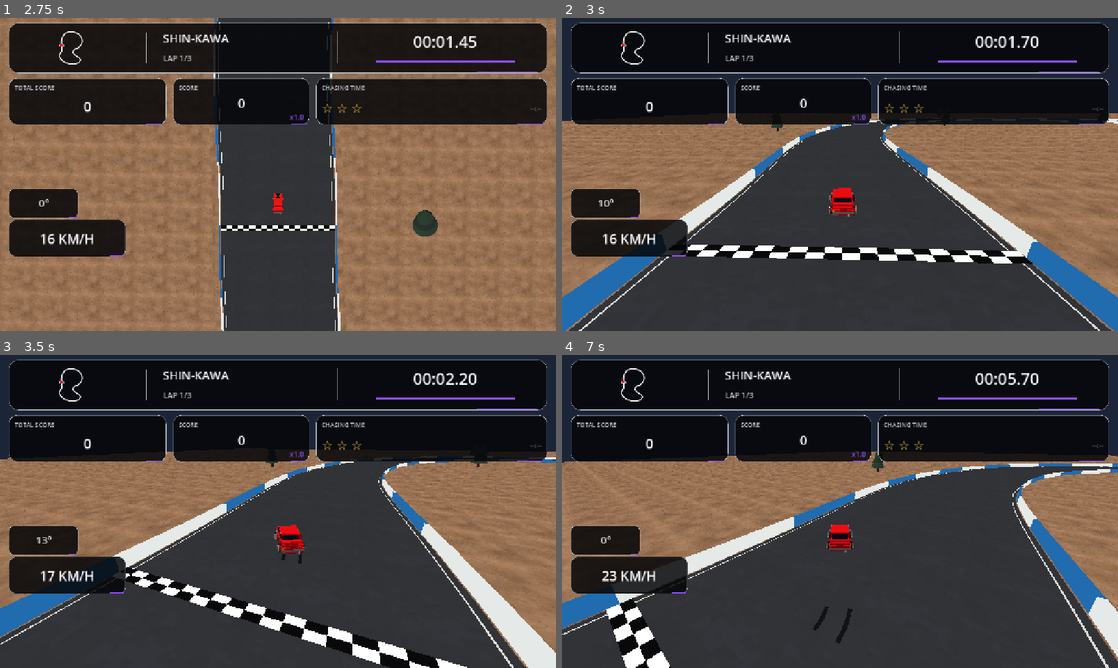
Above: before the commit, frames 1-4 (two rows, left to right).
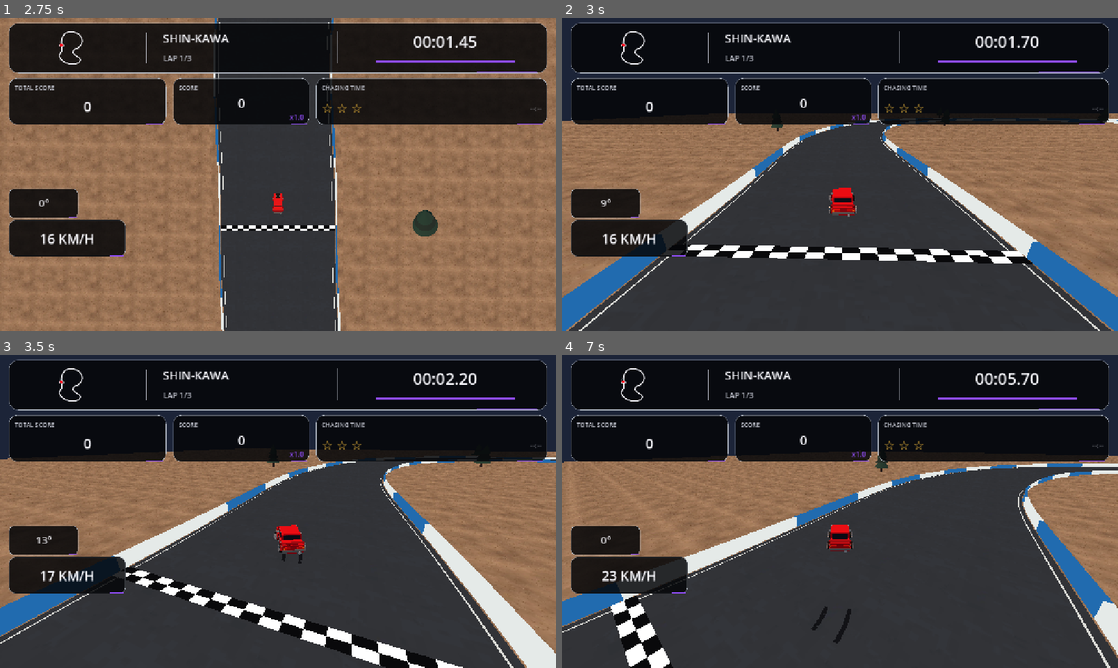
Above: after the commit, the same moments.

Repository: karllondor/Nitro-Wheelz-
Game: Godot game, scene res://scenes/boot.tscn
Two runs of this game, one before a commit and one after it. Both use one fixed random seed, a clock stepped at 60 frames per second and the inputs below.
Inputs (mouse positions are in pixels of both pictures, inside the frame that each line leads up to):
- Up to frame 1 (2.75 s): click "SHIN-KAWA • ORIGINAL" at 0.5 s; tap Enter at 1.25 s; move the mouse to (250, 237) at 1.27 s; hold W (move_up) 1.28-2 s; hold Space (action_primary) 1.28-2 s; click (250, 237) at 1.42 s; drag from (444, 221) to (250, 237) at 2.02 s
- Up to frame 2 (3 s): move the mouse to (673, 127) at 2.77 s; hold A (move_left) from 2.78 s (still down); hold C (camera_toggle) from 2.78 s (still down)
- Up to frame 3 (3.5 s): keep holding A (move_left); keep holding C (camera_toggle)
- Up to frame 4 (7 s): release A (move_left) at 3.5 s; release C (camera_toggle) at 3.5 s; drag from (867, 511) to (673, 464) at 3.52 s; move the mouse to (756, 433) at 4.27 s; hold S (brake) 4.28-5 s; tap Z at 4.35 s; drag from (962, 495) to (756, 433) at 5.02 s; move the mouse to (728, 527) at 5.77 s; hold W (move_up) 5.78-6.5 s; tap E (action_secondary) at 5.85 s; click (728, 527) at 5.92 s; drag from (895, 442) to (728, 527) at 6.52 s

Frame 1 is identical in both runs. In frame 2, less than 0.1% of the frame differs, in the area x 2-96%, y 32-99%; in frame 3, 1.5%; in frame 4, 3.6%, in the area x 0-100%, y 30-100%.

Commit message:
physics: stock VAZ-2106 2.424m wheelbase synchronized with visual axles

Diff:
--- a/game/scripts/driving/drive_model.gd
+++ b/game/scripts/driving/drive_model.gd
@@ -12,7 +12,7 @@
 const HANDBRAKE_GRIP: float = 0.10
 const REATTACH_SECONDS: float = 0.45
 const COUNTERSTEER_ASSIST: float = 0.66
-const WHEELBASE: float = 2.55
+const WHEELBASE: float = 2.424
 const HALF_WHEELBASE: float = WHEELBASE * 0.5
 const DRIVE_ACCEL: float = 11.8
 const BRAKE_ACCEL: float = 17.0
